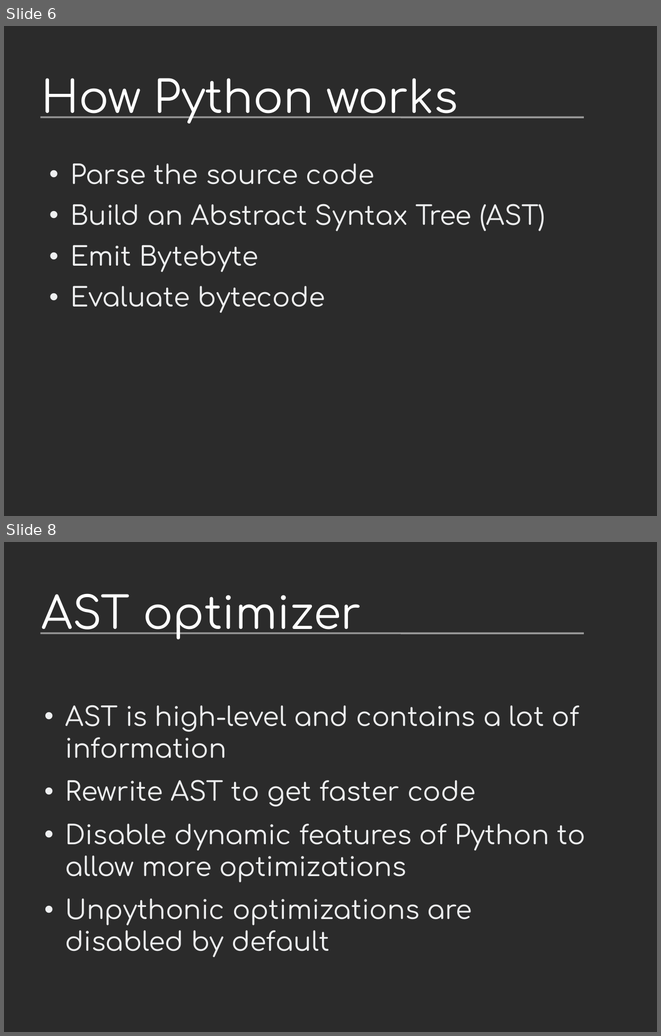
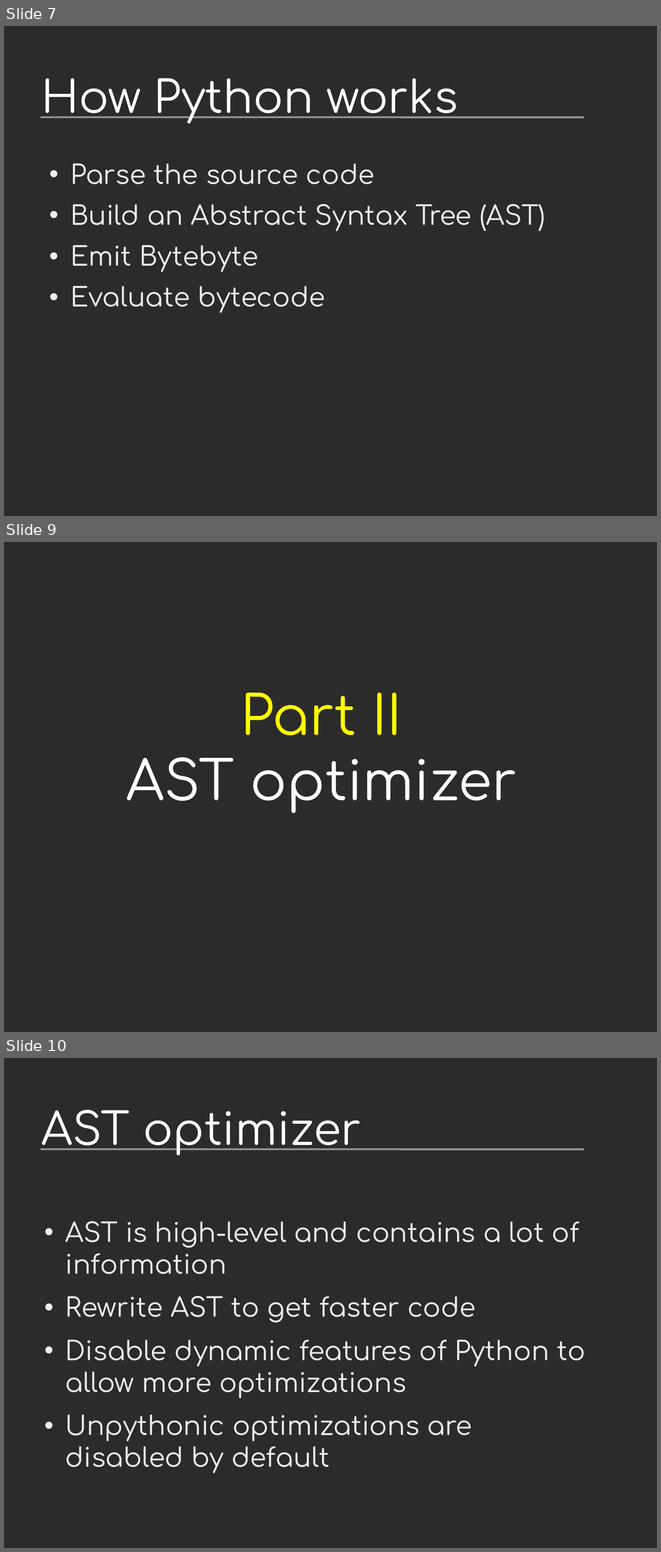
Before and after one commit to vstinner/talks, a slide deck: 2013-FOSDEM/faster_cpython.odp. Shown one above the other, each under a label of ours: slides 6 and 8 before the commit, slides 7, 9 and 10 after it; the slides between them are not shown. The pictures are 661x1036 and 661x1552 pixels, drawn with LibreOffice and Linux fonts; fonts in the diff are those of the drawing; background and template pictures are left out; a plain dark background stands for a picture behind light text. Boxes give left, top, right and bottom in pixels: in the first picture for what was removed or moved away, otherwise in the second. Text is boxed around its words. In the diff, an @@ line names an element or a change of style, - is before the commit and + after.

```diff
--- a/2013-FOSDEM/faster_cpython.odp
+++ b/2013-FOSDEM/faster_cpython.odp
@@ slide 9 added at (4, 542, 657, 1032), background picture (left out) @@
@@ text added at (126, 693, 517, 813), 66 pt, text #FFFFFF @@
+Part II
+AST optimizer
@@ what was slide 6 is now slide 7 @@
@@ what was slide 8 is now slide 10 @@
```
Also in this commit, not shown: 15 slides changed, 4 other slides added, 1 other file.
